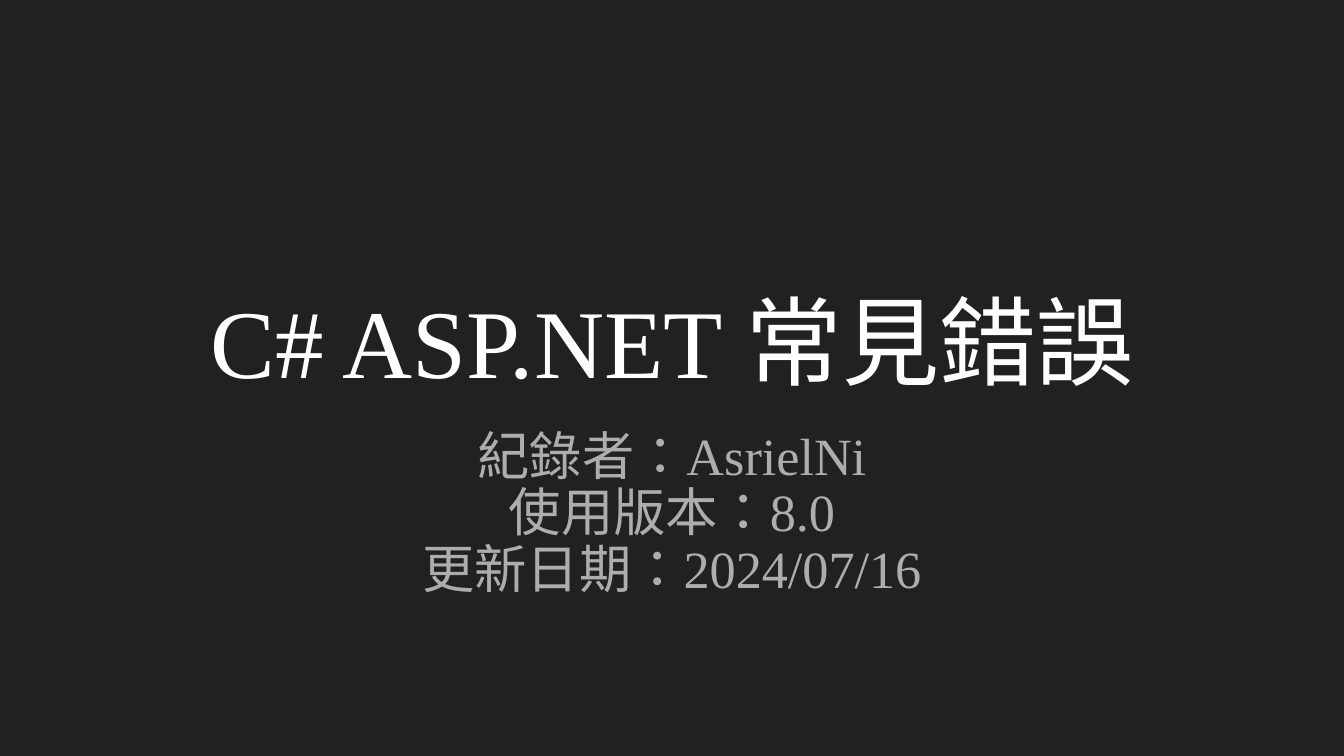
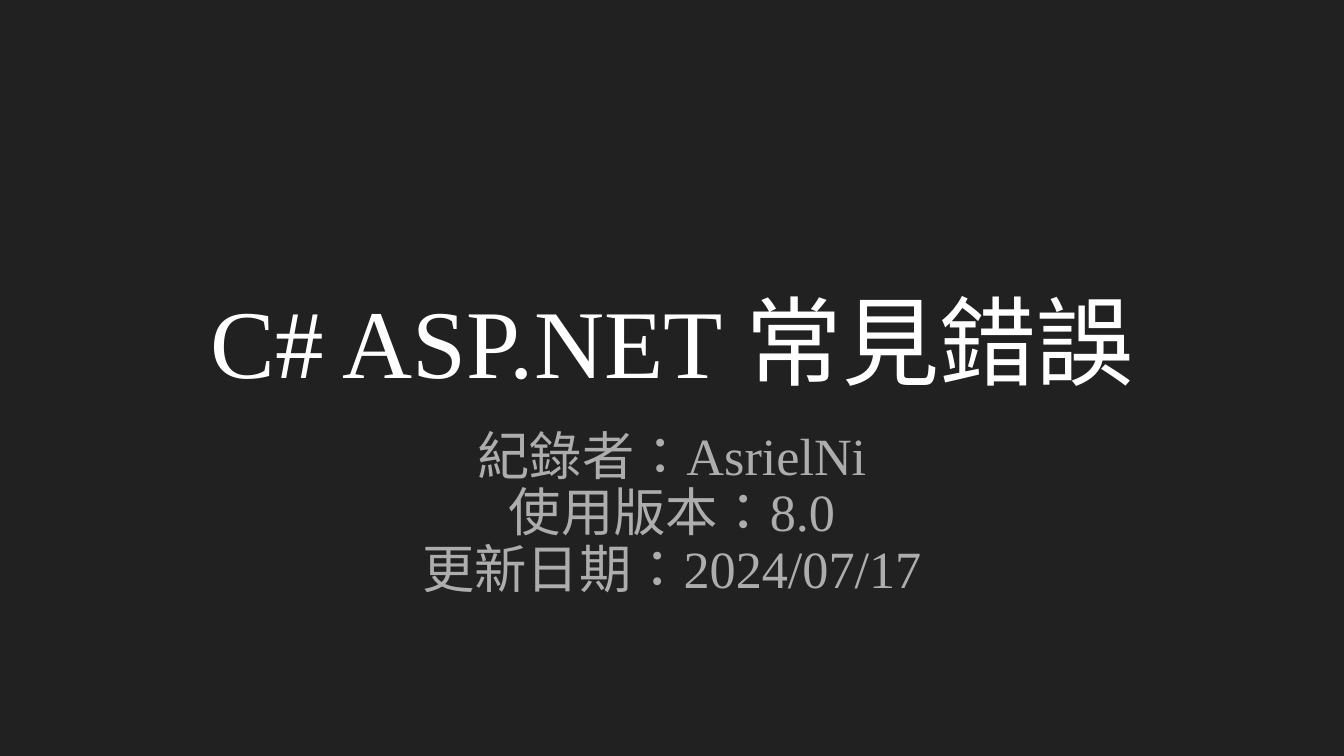
Before and after one commit to AsrielNi/ShopStore, a slide deck: slide 1 of C#_ASP.NET_常見錯誤.pptx. Drawn at 1344x756 pixels with LibreOffice and Linux fonts; fonts in the diff are those of the drawing. Boxes give left, top, right and bottom in pixels: in the first picture for what was removed or moved away, otherwise in the second. Text is boxed around its words. In the diff, an @@ line names an element or a change of style, - is before the commit and + after.

```diff
--- a/C#_ASP.NET_常見錯誤.pptx
+++ b/C#_ASP.NET_常見錯誤.pptx
@@ subtitle at (x1=423, y1=534, x2=922, y2=592): text changed @@
-更新日期：2024/07/16
+更新日期：2024/07/17
```
Also in this commit, not shown: 2 slides added, 5 other files.
